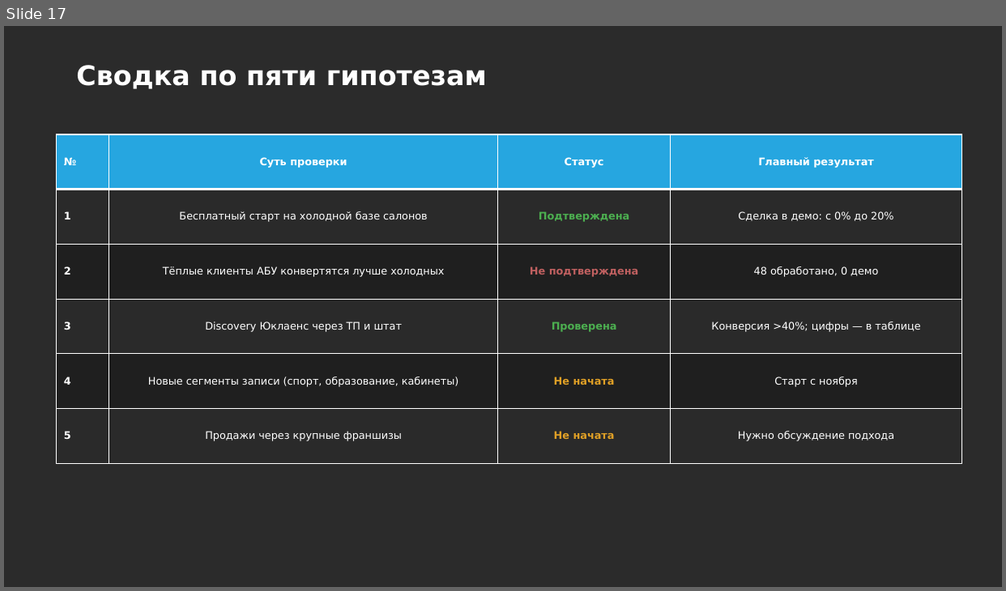
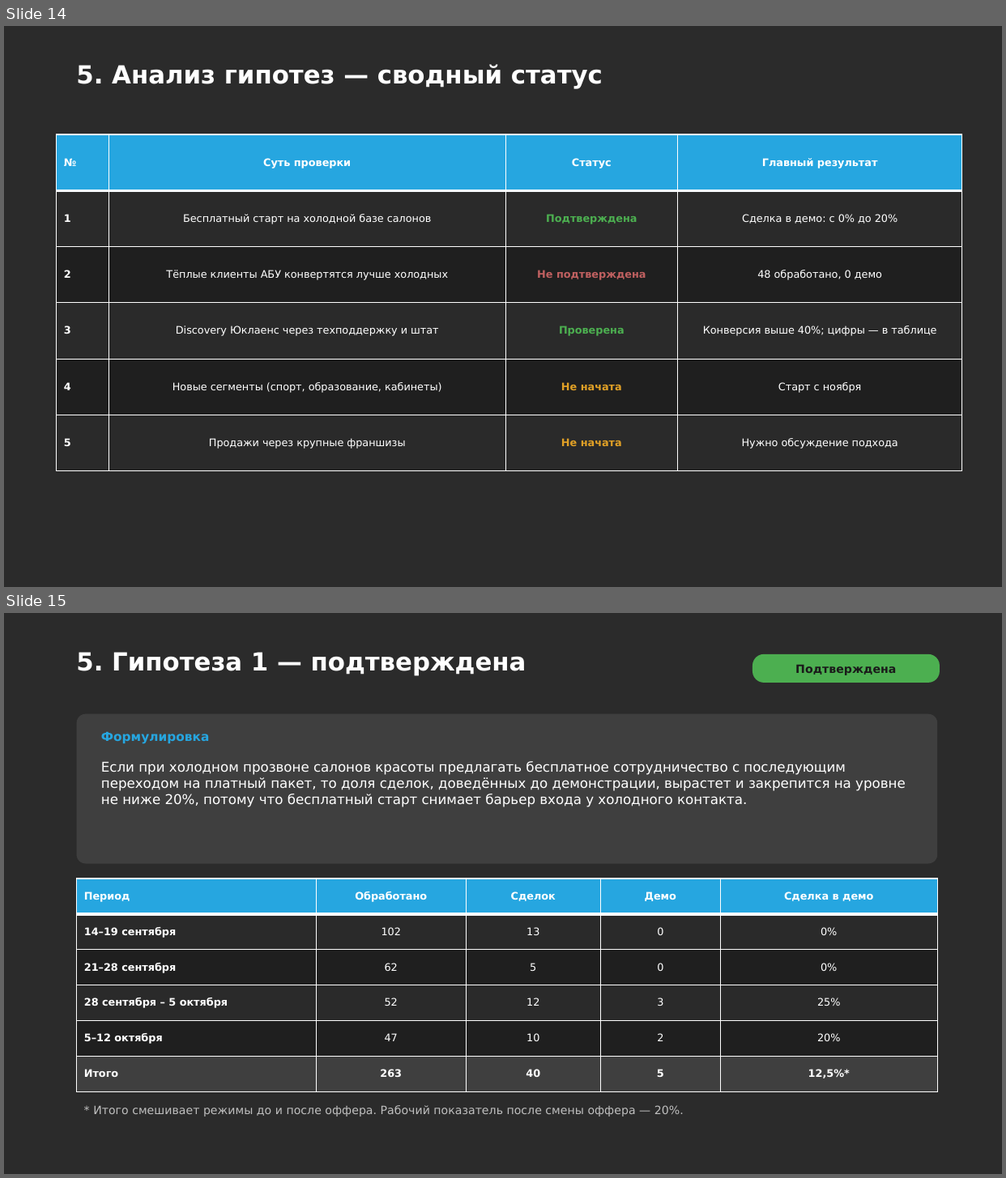
Before and after one commit to daaanilNikonov/for-lisa, a slide deck: presentation/Блиц-запись_Отчет_по_гипотезам.pptx. Shown one above the other, each under a label of ours: slide 17 before the commit, slides 14 and 15 after it. The pictures are 1006x591 and 1006x1178 pixels, drawn with LibreOffice and Linux fonts; fonts in the diff are those of the drawing; background and template pictures are left out; a plain dark background stands for a picture behind light text. Boxes give left, top, right and bottom in pixels: in the first picture for what was removed or moved away, otherwise in the second. Text is boxed around its words. In the diff, an @@ line names an element or a change of style, - is before the commit and + after.

```diff
--- a/presentation/Блиц-запись_Отчет_по_гипотезам.pptx
+++ b/presentation/Блиц-запись_Отчет_по_гипотезам.pptx
@@ slide 15 added at (x1=4, y1=613, x2=1002, y2=1174), background picture (left out) @@
@@ title added at (x1=76, y1=652, x2=526, y2=676), 24 pt, text #FFFFFF, bold @@
+5. Гипотеза 1 — подтверждена
@@ rounded rectangle added at (x1=752, y1=654, x2=940, y2=683), fill #4CAF50 @@
@@ text added at (x1=795, y1=664, x2=896, y2=675), 11 pt, text #1A1A1A, bold @@
+Подтверждена
@@ rounded rectangle added at (x1=77, y1=714, x2=938, y2=864), fill #3F3F3F @@
@@ text added at (x1=101, y1=732, x2=210, y2=744), 12 pt, text #26A6E0, bold @@
+Формулировка
@@ text added at (x1=101, y1=761, x2=906, y2=807), 13 pt, text #FFFFFF @@
+Если при холодном прозвоне салонов красоты предлагать бесплатное сотрудничество с последующим переходом на платный пакет, то доля сделок, доведённых до демонстрации, вырастет и закрепится на уровне не ниже 20%, потому что бесплатный старт снимает барьер входа у холодного контакта.
@@ table added at (x1=77, y1=879, x2=938, y2=1093), 6 rows, 5 columns @@
+Период | Обработано | Сделок | Демо | Сделка в демо
+14–19 сентября | 102 | 13 | 0 | 0%
+21–28 сентября | 62 | 5 | 0 | 0%
+28 сентября – 5 октября | 52 | 12 | 3 | 25%
+5–12 октября | 47 | 10 | 2 | 20%
+Итого | 263 | 40 | 5 | 12,5%*
@@ text added at (x1=93, y1=1105, x2=684, y2=1117), 11 pt, text #BFBFBF @@
+* Итого смешивает режимы до и после оффера. Рабочий показатель после смены оффера — 20%.
@@ what was slide 17 is now slide 14 @@
@@ slide 14 changed as well @@
@@ title at (x1=76, y1=64, x2=603, y2=89): text changed; size 26 to 24 pt @@
-Сводка по пяти гипотезам
+5. Анализ гипотез — сводный статус
@@ table at (x1=57, y1=135, x2=962, y2=472) @@
-row 4, column 2: Discovery Юклаенс через ТП и штат
+row 4, column 2: Discovery Юклаенс через техподдержку и штат
-row 4, column 4: Конверсия >40%; цифры — в таблице
+row 4, column 4: Конверсия выше 40%; цифры — в таблице
-row 5, column 2: Новые сегменты записи (спорт, образование, кабинеты)
+row 5, column 2: Новые сегменты (спорт, образование, кабинеты)
```
Also in this commit, not shown: 1 other slide changed, 18 other slides added, 16 slides removed, 5 other files.
